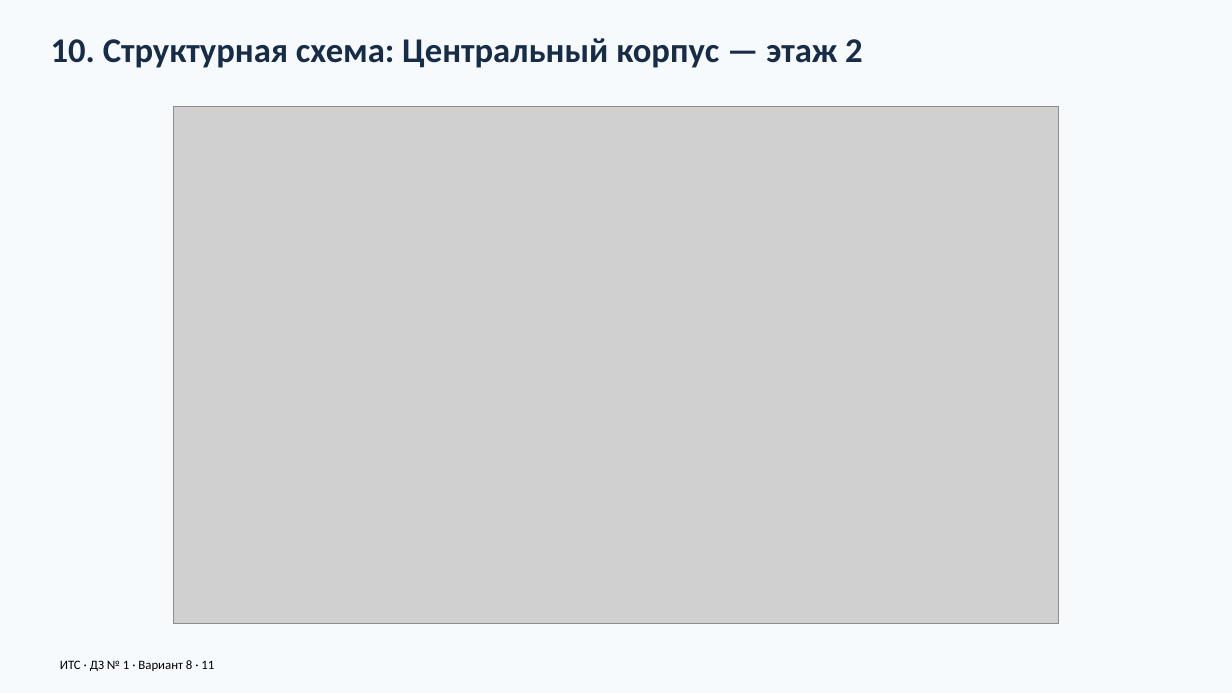
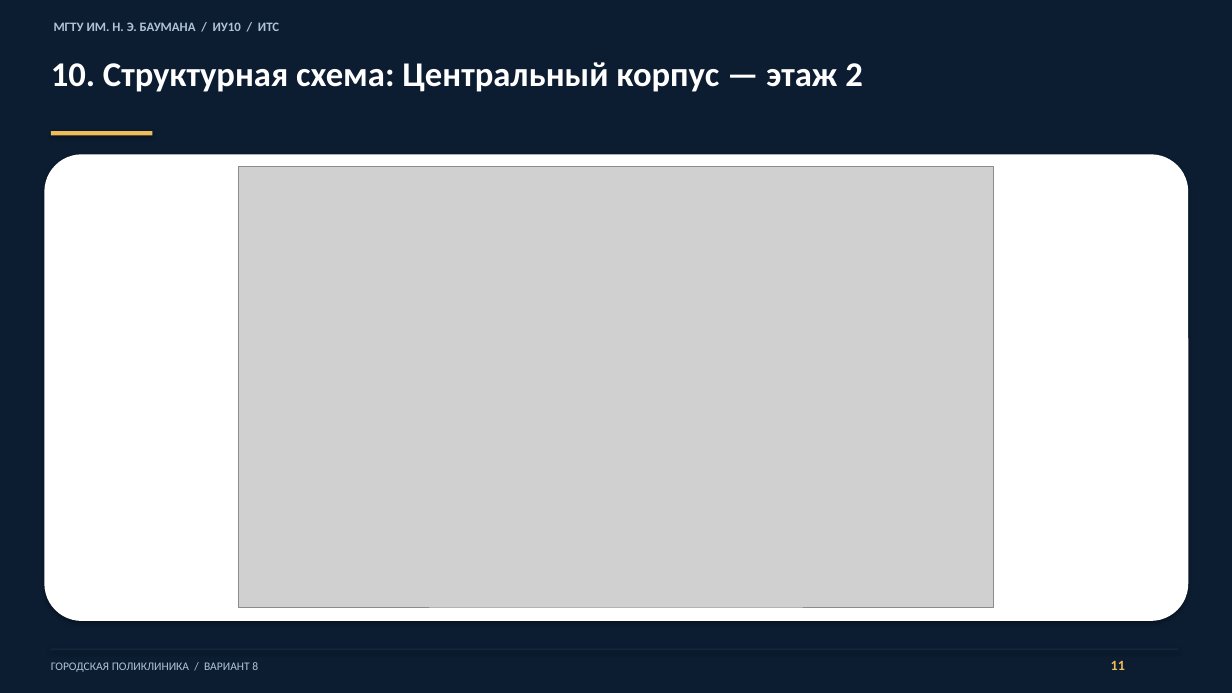
Before and after one commit to warofconnection/dz, a slide deck: slide 11 of docs/Презентация_вариант_8.pptx. Drawn at 1232x693 pixels with LibreOffice and Linux fonts; fonts in the diff are those of the drawing; grey boxes stand for pictures. Boxes give left, top, right and bottom in pixels: in the first picture for what was removed or moved away, otherwise in the second. Text is boxed around its words. In the diff, an @@ line names an element or a change of style, - is before the commit and + after.

Commit message:
Polish presentation design and neutral report wording with accepted estimate pricing

```diff
--- a/docs/Презентация_вариант_8.pptx
+++ b/docs/Презентация_вариант_8.pptx
@@ background #F7FAFD to #0C1D32 @@
@@ text added at (54,22,279,31), 10 pt, text #AFC3D3, bold @@
+МГТУ ИМ. Н. Э. БАУМАНА / ИУ10 / ИТС
@@ text "10. Структурная схема: Центральный корпус ...": place and size @@
-text "10. Структурная схема: Центральный корпус ..." at (51,38,863,68)
+text "10. Структурная схема: Центральный корпус ..." at (51,62,863,92)
@@ text "10. Структурная схема: Центральный корпус ..." at (51,62,863,92): text colour #172C47 to #FFFFFF @@
@@ rectangle added at (51,131,152,135), fill #EEBD58 @@
@@ rounded rectangle added at (44,154,1189,621), fill #FFFFFF @@
@@ picture: place and size @@
-picture at (173,106,1058,624)
+picture at (238,166,993,607)
@@ rectangle added at (51,649,1178,650), fill #162C44 @@
@@ text at (51,662,258,672): text changed; size 10 to 9 pt; text colour #000000 to #AFC3D3 @@
-ИТС · ДЗ № 1 · Вариант 8 · 11
+ГОРОДСКАЯ ПОЛИКЛИНИКА / ВАРИАНТ 8
@@ text added at (1111,661,1125,670), 11 pt, text #EEBD58, bold @@
+11
```
Also in this commit, not shown: 17 other slides changed, 7 other files.
